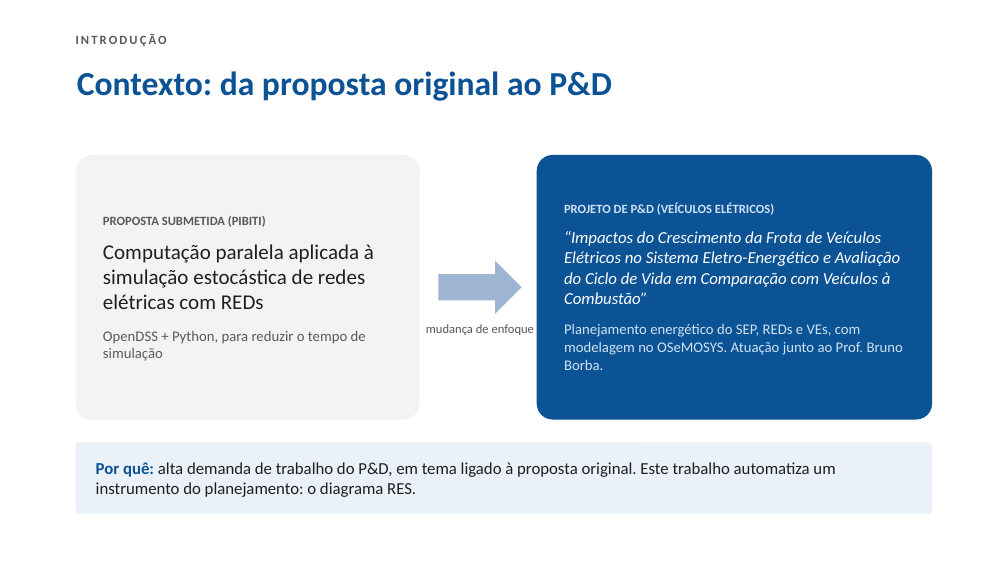
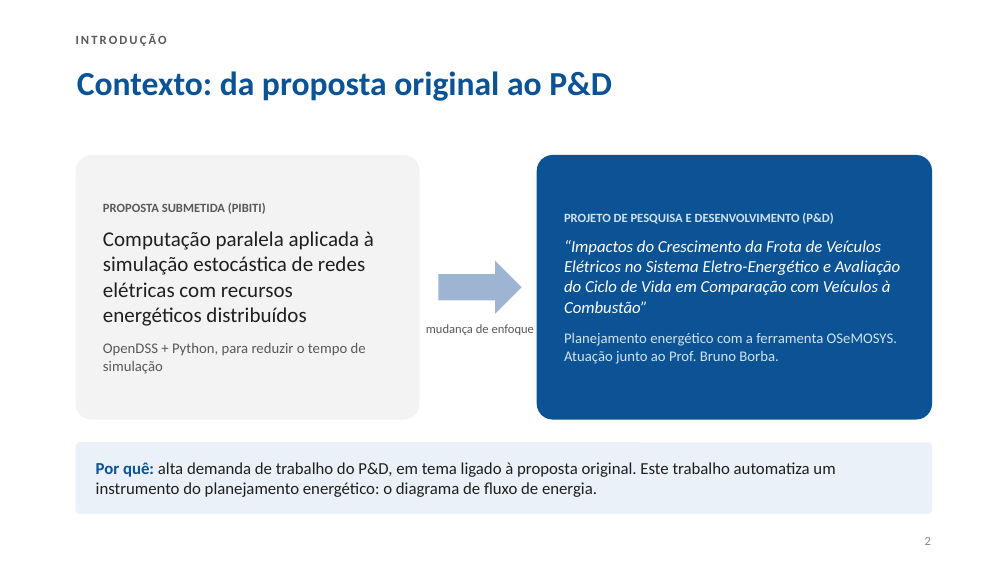
Before and after one commit to Freddieij/DDFE, a slide deck: slide 2 of Apresentacao/Apresentacao_XVI_Seminario_PIBITI.pptx. Drawn at 1008x567 pixels with LibreOffice and Linux fonts; fonts in the diff are those of the drawing. Boxes give left, top, right and bottom in pixels: in the first picture for what was removed or moved away, otherwise in the second. Text is boxed around its words. In the diff, an @@ line names an element or a change of style, - is before the commit and + after.

```diff
--- a/Apresentacao/Apresentacao_XVI_Seminario_PIBITI.pptx
+++ b/Apresentacao/Apresentacao_XVI_Seminario_PIBITI.pptx
@@ text in rounded rectangle at bbox=[103, 231, 374, 326]: text changed @@
-Computação paralela aplicada à simulação estocástica de redes elétricas com REDs
+Computação paralela aplicada à simulação estocástica de redes elétricas com recursos energéticos distribuídos
@@ text in rounded rectangle at bbox=[564, 213, 833, 224]: text changed @@
-PROJETO DE P&D (VEÍCULOS ELÉTRICOS)
+PROJETO DE PESQUISA E DESENVOLVIMENTO (P&D)
@@ text in rounded rectangle at bbox=[564, 333, 897, 364]: text changed @@
-Planejamento energético do SEP, REDs e VEs, com modelagem no OSeMOSYS. Atuação junto ao Prof. Bruno Borba.
+Planejamento energético com a ferramenta OSeMOSYS. Atuação junto ao Prof. Bruno Borba.
@@ text in rounded rectangle at bbox=[96, 462, 835, 497]: text changed @@
-Por quê: alta demanda de trabalho do P&D, em tema ligado à proposta original. Este trabalho automatiza um instrumento do planejamento: o diagrama RES.
+Por quê: alta demanda de trabalho do P&D, em tema ligado à proposta original. Este trabalho automatiza um instrumento do planejamento energético: o diagrama de fluxo de energia.
@@ page number added at bbox=[925, 537, 931, 545], 12 pt, text #888888 @@
+2
```
Also in this commit, not shown: 7 other slides changed, 3 slides added, 3 slides removed, 2 other files.
